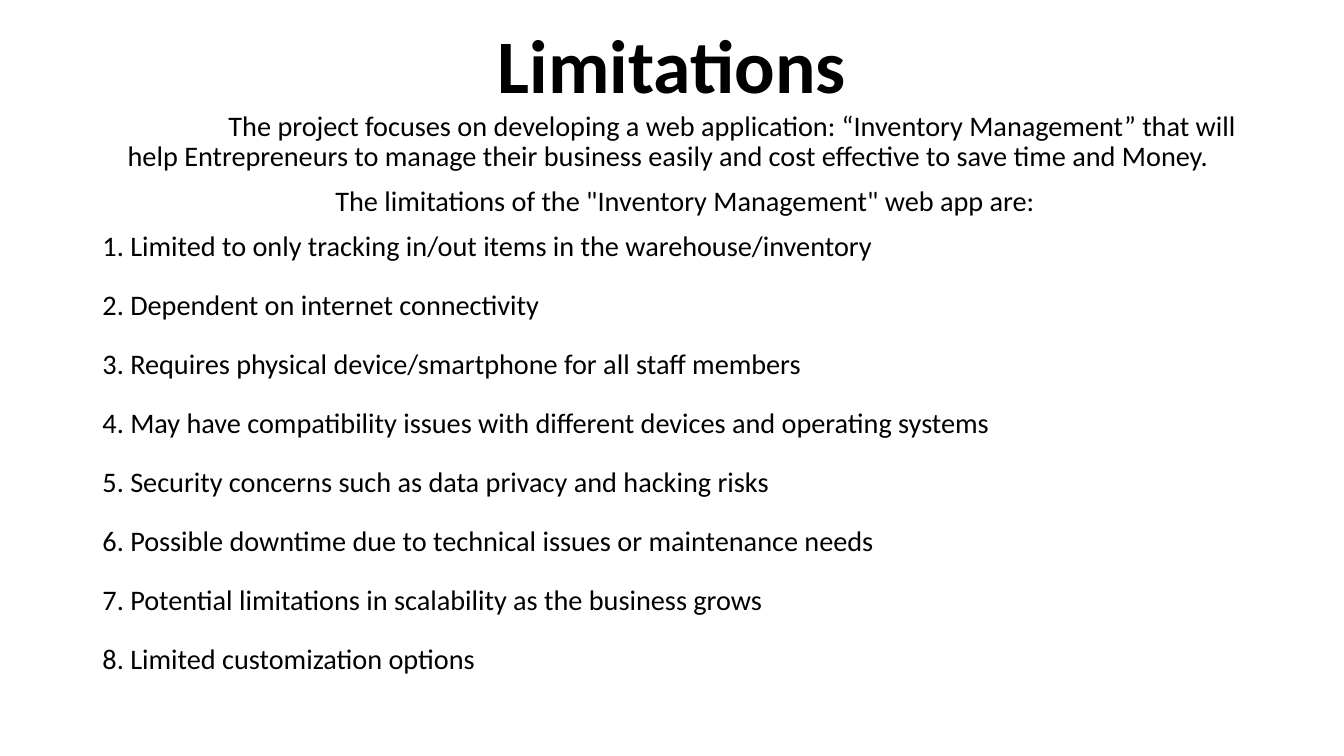
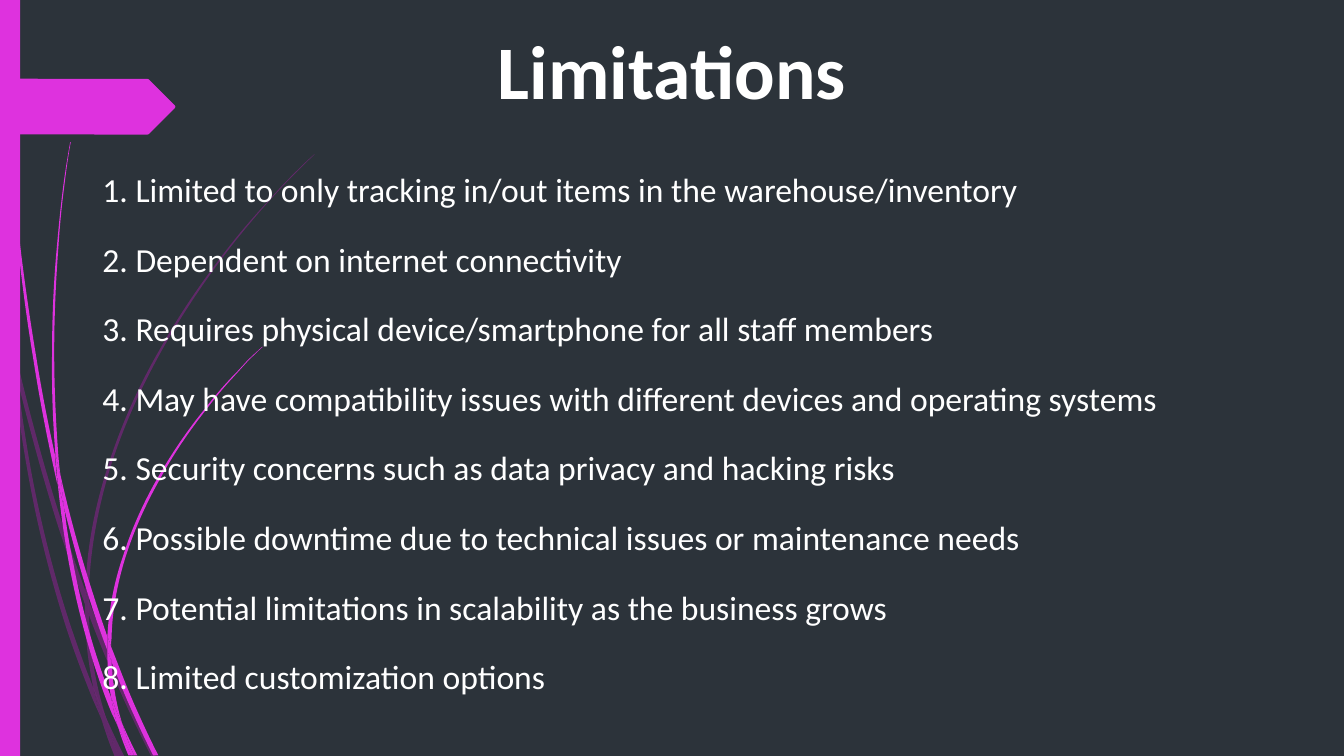
Before and after one commit to abcereno/miniproject1, a slide deck: slide 7 of MINI PROJECT 1 final.pptx. Drawn at 1344x756 pixels with LibreOffice and Linux fonts; fonts in the diff are those of the drawing; background and template pictures are left out. Boxes give left, top, right and bottom in pixels: in the first picture for what was removed or moved away, otherwise in the second. Text is boxed around its words. In the diff, an @@ line names an element or a change of style, - is before the commit and + after.

```diff
--- a/MINI PROJECT 1 final.pptx
+++ b/MINI PROJECT 1 final.pptx
@@ background #FFFFFF to #2C333A @@
@@ rectangle added at [0,0,20,756], fill #DE32DE @@
@@ title "Limitations" at [498,46,846,100]: text colour #000000 to #FFFFFF; vertical alignment middle to top @@
@@ freeform shape added at [0,79,175,134], fill #DE32DE @@
@@ text "1. Limited to only tracking ..." at [102,174,1157,698]: size 20.1 to 24.1 pt, text colour #000000 to #FFFFFF; line spacing 1 to 1.1 @@
@@ text at [128,115,1236,216]: paragraphs removed @@
-The project focuses on developing a web application: “Inventory Management” that will help Entrepreneurs to manage their business easily and cost effective to save time and Money.
-The limitations of the "Inventory Management" web app are:
@@ group added at [0,154,315,756]: 10 freeform shapes @@
@@ group added at [3,0,262,756]: 12 freeform shapes @@
```
Also in this commit, not shown: 17 other slides changed, 3 slides added, 2 slides removed, 4 other files.
